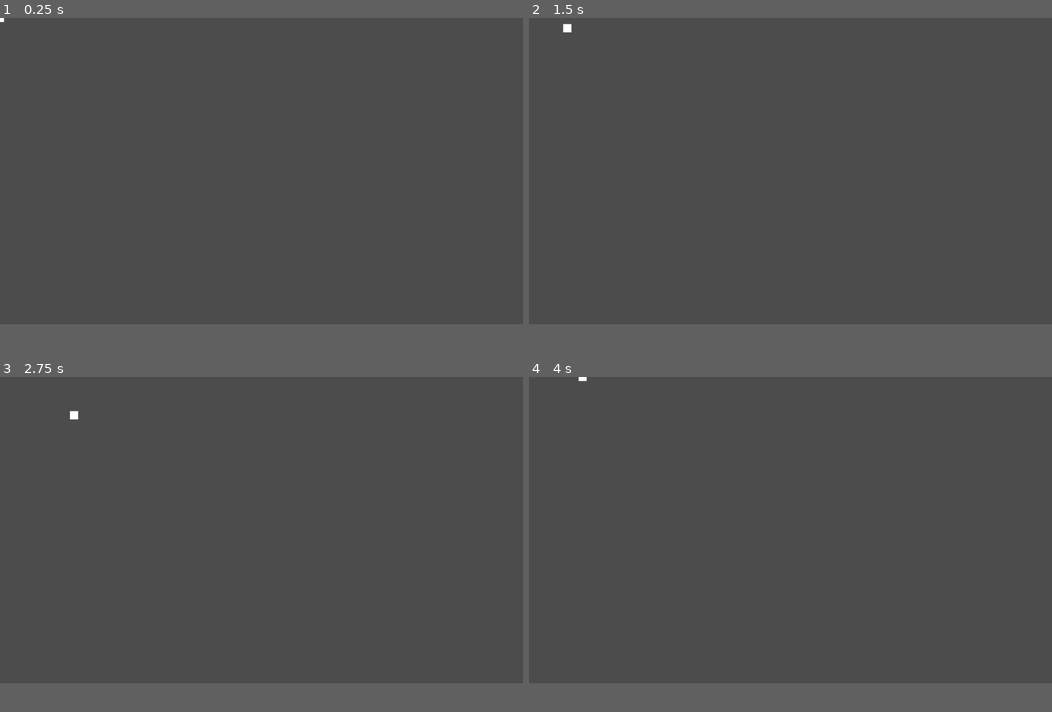
Above: before the commit, frames 1-4 (two rows, left to right).
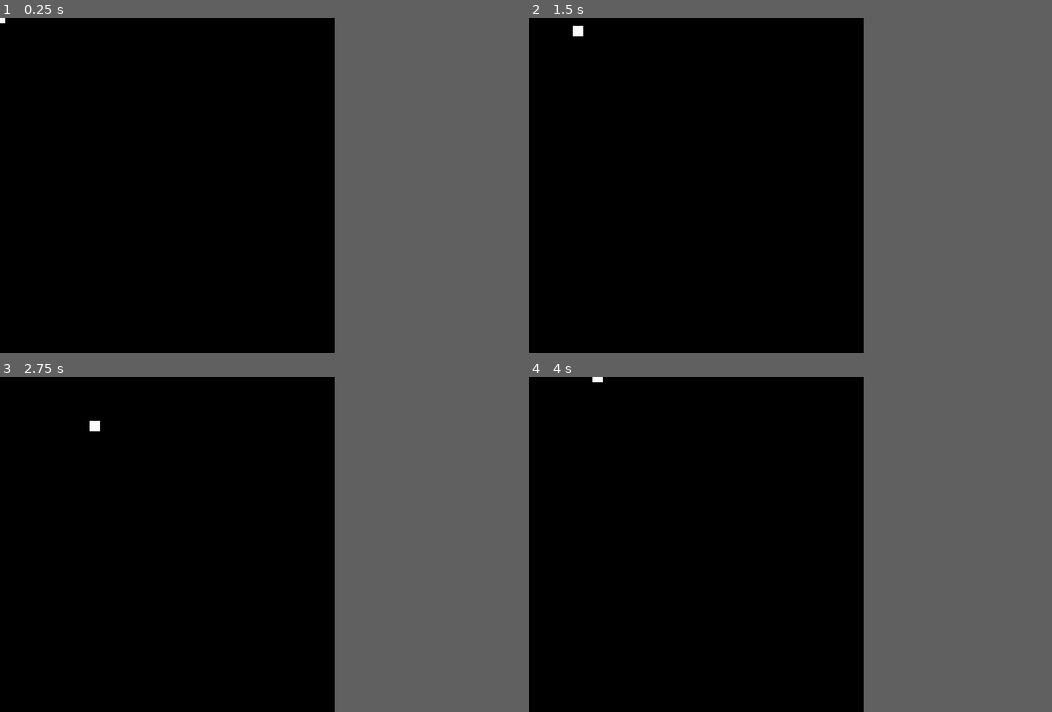
Above: after the commit, the same moments.

Repository: theowiik/PITCH-BLACK
Game: Godot game, scene res://scenes/Game.tscn
The game is run twice, just before and just after one commit, with the same random seed, the same clock (stepped at 60 frames per second) and the same inputs.
Inputs:
- Up to frame 1 (0.25 s): no input
- Up to frame 2 (1.5 s): tap Enter at 0.5 s; hold D (right) 0.53-1.28 s; tap Space at 1.25 s; hold S (down) from 1.28 s (still down)
- Up to frame 3 (2.75 s): release S (down) at 2.03 s; hold D (right) from 2.03 s (still down)
- Up to frame 4 (4 s): release D (right) at 2.78 s; hold W (up) 2.78-3.53 s; hold A (left) from 3.53 s (still down)
In our replay, the window is 800x468 before the commit and 512x512 after it. These sizes can differ from the game's own. Grey fills any space a smaller window leaves; there, only what the larger window draws over its background counts as a difference.

The runs differ from the first frame. In frame 1, 58% of the frame differs, in the area x 0-64%, y 0-92%; in frame 2, 58%; in frame 3, 58%; in frame 4, 58%.

Commit message:
set windows size and clear color

Diff:
--- a/project.godot
+++ b/project.godot
@@ -18,6 +18,11 @@
 config/name="PITCH-BLACK"
 run/main_scene="res://Scenes/Game.tscn"
 config/icon="res://icon.png"
+
+[display]
+
+window/size/width=512
+window/size/height=512
 
 [input]
 
@@ -44,4 +49,5 @@
 
 [rendering]
 
+environment/default_clear_color=Color( 0, 0, 0, 1 )
 environment/default_environment="res://default_env.tres"
